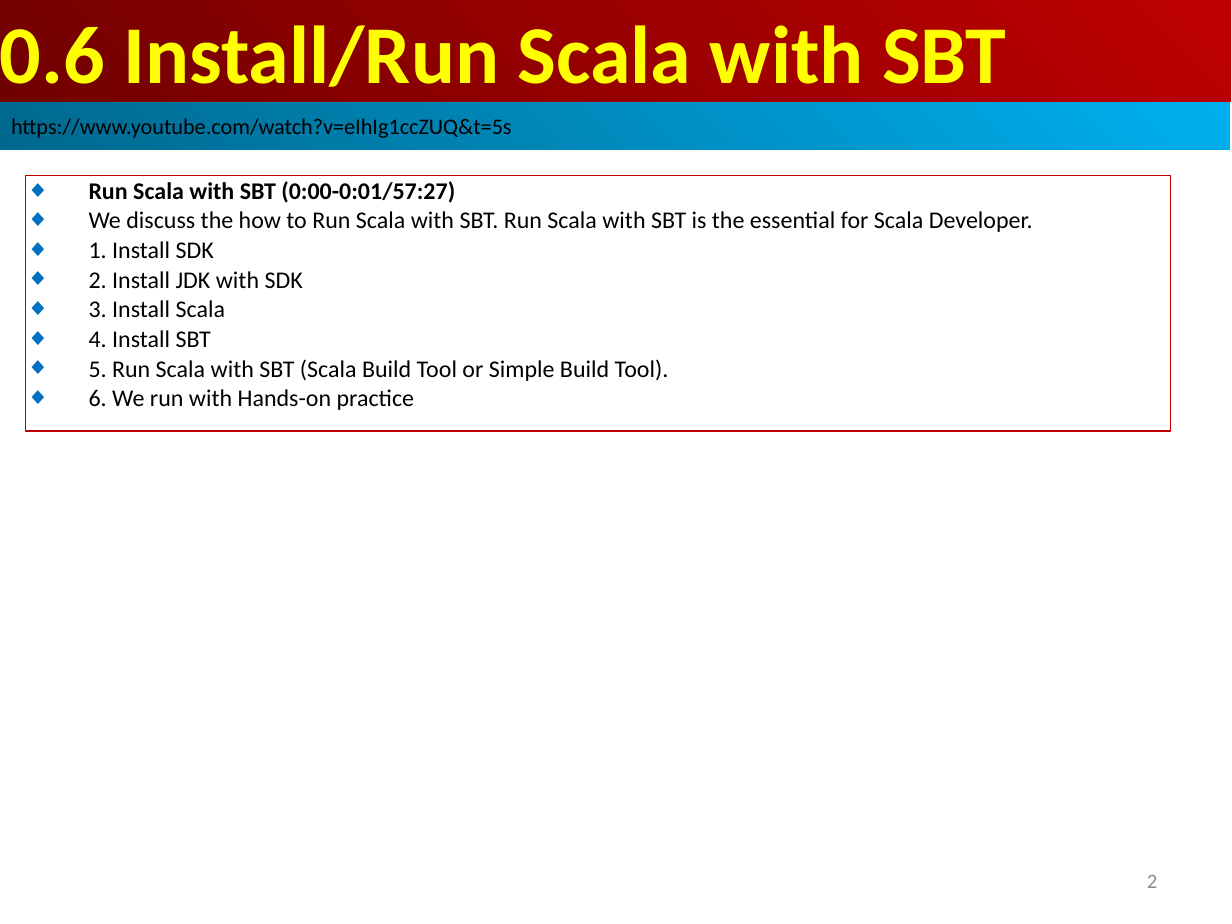
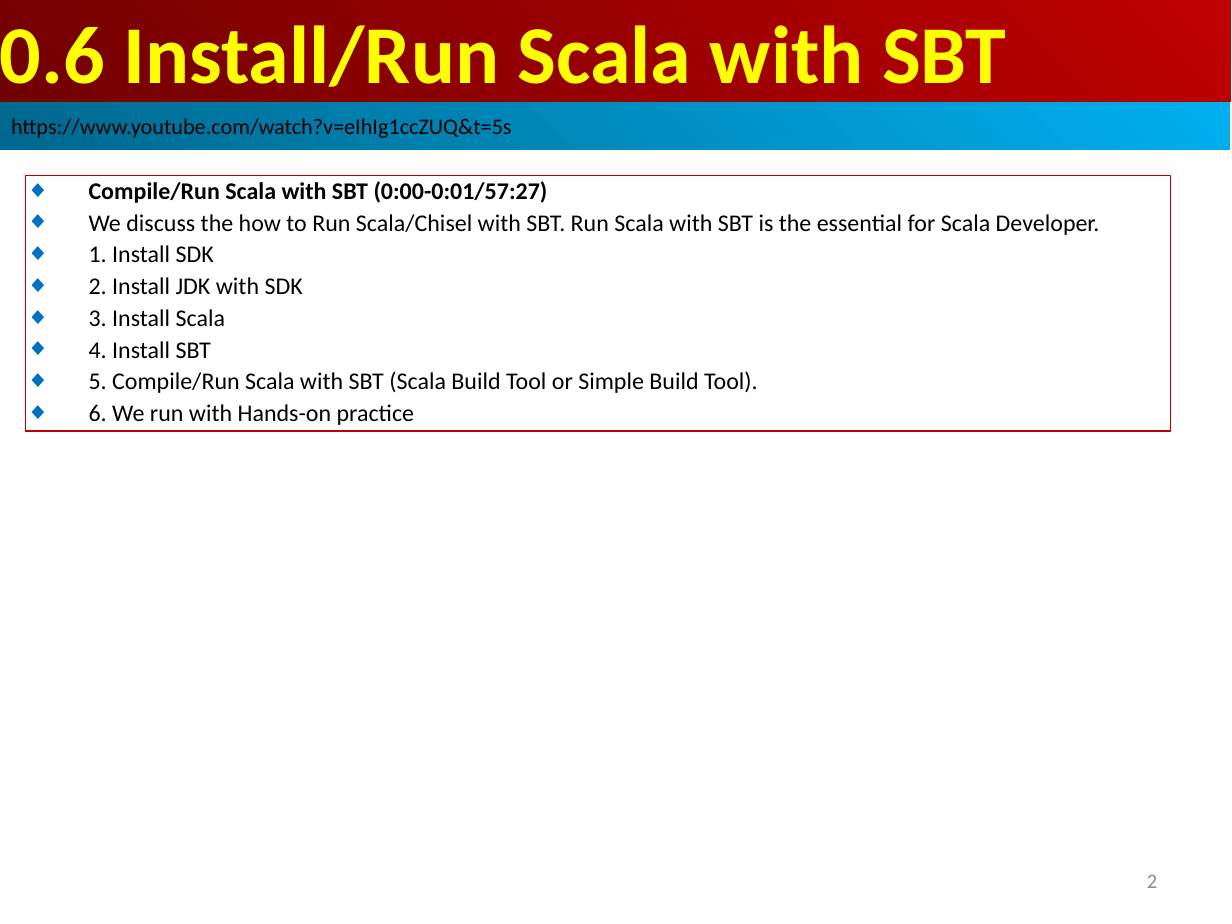
Before and after one commit to peterhchen/AIU_CS800_Chisel, a slide deck: slide 2 of 002_Tool/000_Video/000.06_Run_Scala_SBT.ppt. Drawn at 1232x924 pixels with LibreOffice and Linux fonts; fonts in the diff are those of the drawing. Boxes give left, top, right and bottom in pixels: in the first picture for what was removed or moved away, otherwise in the second. Text is boxed around its words. In the diff, an @@ line names an element or a change of style, - is before the commit and + after.

```diff
--- a/002_Tool/000_Video/000.06_Run_Scala_SBT.ppt
+++ b/002_Tool/000_Video/000.06_Run_Scala_SBT.ppt
@@ text in rectangle at bbox=[89, 181, 1100, 235]: text changed @@
-◆ Run Scala with SBT (0:00-0:01/57:27)
-◆ We discuss the how to Run Scala with SBT. Run Scala with SBT is the essential for Scala Developer.
+◆ Compile/Run Scala with SBT (0:00-0:01/57:27)
+◆ We discuss the how to Run Scala/Chisel with SBT. Run Scala with SBT is the essential for Scala Developer.
@@ text in rectangle at bbox=[89, 245, 415, 425]: more space between paragraphs @@
@@ text in rectangle at bbox=[89, 371, 758, 393]: text changed @@
-◆ 5. Run Scala with SBT (Scala Build Tool or Simple Build Tool).
+◆ 5. Compile/Run Scala with SBT (Scala Build Tool or Simple Build Tool).
```
Also in this commit, not shown: 15 other slides changed, 28 slides added.
